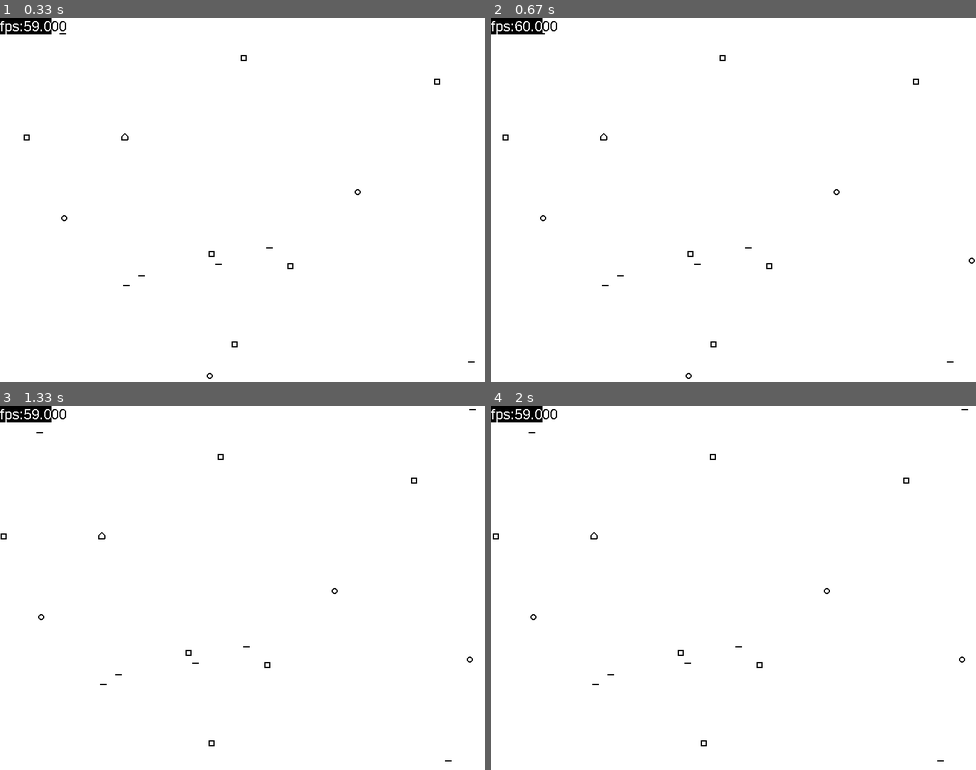
Above: before the commit, frames 1-4 (two rows, left to right).
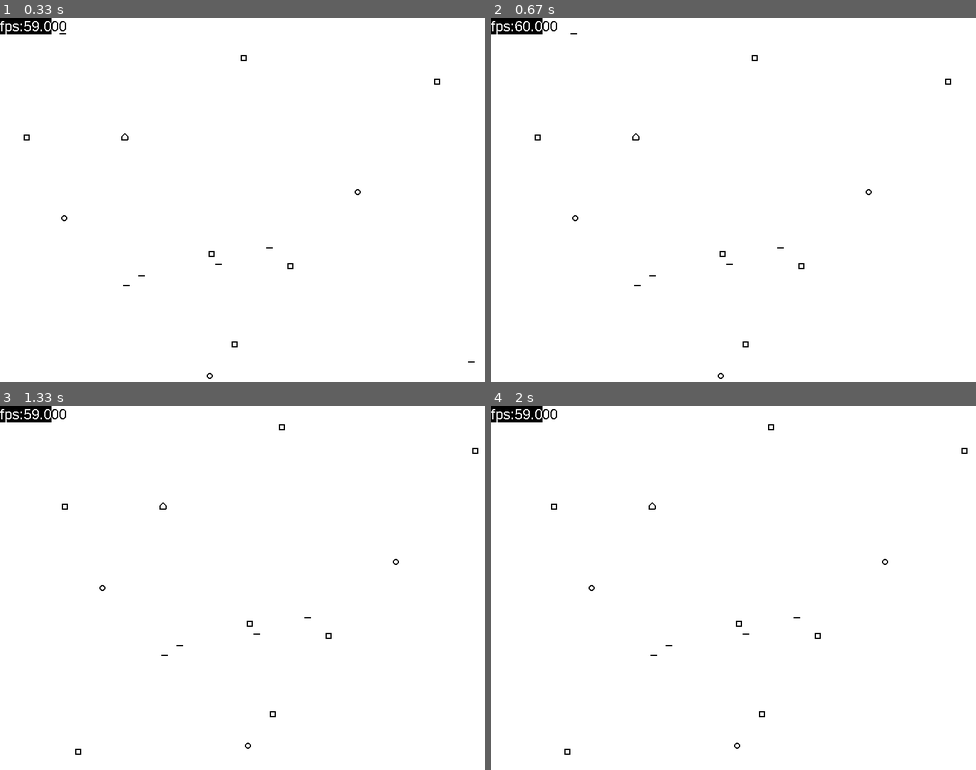
Above: after the commit, the same moments.

Repository: GendalfBlack/GB-PygameGameEngine
Game: pygame game, started from main.py
Two runs of this game, one before a commit and one after it. Both use one fixed random seed, a clock stepped at 60 frames per second and the inputs below.
Inputs:
- Up to frame 1 (0.33 s): no input
- Up to frame 2 (0.67 s): hold D from 0.33 s (still down)
- Up to frame 3 (1.33 s): release D at 0.8 s; hold W 0.83-1.13 s; hold D from 1.17 s (still down)
- Up to frame 4 (2 s): release D at 1.63 s; hold A from 1.67 s (still down)

Frame 1 is identical in both runs. In frame 2, 0.3% of the frame differs, in the area x 2-100%, y 4-100%; in frame 3, 0.3%, in the area x 0-99%, y 0-98%; in frame 4, 0.3%.

Commit message:
WasdControls component. Now inverted for objects, normal for camera.

Diff:
--- a/Components.py
+++ b/Components.py
@@ -1,5 +1,6 @@
 # Basic GameObject components
-from pygame import Vector3, draw
+import pygame
+from pygame import Vector3, draw, key
 
 
 class Component:
@@ -30,7 +31,7 @@
         super(BasicComponent, self).__init__(*args, **kargs)
 
     def update(self, deltaTime=0):
-        return 0
+        pass
 
 
 class GraphicComponent(Component):
@@ -190,6 +191,7 @@
         return False
 
     def draw(self, screen, objects):
+        # print("Camera draw")
         pos = self._Owner.transform.position
         for _object in objects:
             if _object[0] == 'lines':
@@ -212,3 +214,25 @@
                     r = (_object[2][0] + pos.x, _object[2][1] + pos.y, _object[2][2], _object[2][3])
                     draw.rect(screen, _object[1], r, _object[3])
         return 1
+
+
+class WasdControls(BasicComponent):
+    def __init__(self):
+        self.enabled = True
+        self.vertical = "y"
+        self.horizontal = "x"
+        self.speed = 100
+        super(WasdControls, self).__init__("WasdControls")
+
+    def update(self, deltaTime=0):
+        # print("WasdControls update")
+        k = key.get_pressed()
+        _object = self._Owner.transform.position
+        if k[pygame.K_a]:
+            _object.x -= self.speed * deltaTime
+        if k[pygame.K_d]:
+            _object.x += self.speed * deltaTime
+        if k[pygame.K_w]:
+            _object.y -= self.speed * deltaTime
+        if k[pygame.K_s]:
+            _object.y += self.speed * deltaTime
--- a/GameEngine.py
+++ b/GameEngine.py
@@ -77,8 +77,7 @@
         self.isFill = True
         self.ableCustomUpdate = True
 
-        self.main_camera = GameObject()
-        self.main_camera.addComponent("Camera")
+        self.main_camera = None
 
         self.show_fps = False
 
@@ -108,20 +107,22 @@
         self.resources_text = self.mainfont.render(self.resources_line, False, (0, 0, 0))
 
     def _update(self):
-        cam = self.main_camera.getComponent("Camera")
-        if self.resources_text is not None:
-            self.screen.blit(self.resources_text, (0, 0))
-        for event in self.update_holder:
-            event()
-        for info in self.render_queue:
-            _info = info()
-            if cam.drawn(_info[0]['obj'].transform.position):
-                cam.draw(self.screen, _info)
-
+        if self.main_camera != None:
+            cam = self.main_camera.getComponent("Camera")
+            if self.resources_text is not None:
+                self.screen.blit(self.resources_text, (0, 0))
+            for event in self.update_holder:
+                event()
+            for info in self.render_queue:
+                _info = info()
+                if len(_info) > 0:
+                    if cam.drawn(_info[0]['obj'].transform.position):
+                        cam.draw(self.screen, _info)
+        else:
+            raise Exception("There is no camera!")
     def add_new_GameObject(self):
         go = GameObject()
-        if go.update(self.deltaTime) != 0:
-            self.update_holder.append(lambda: go.update(self.deltaTime))
+        self.update_holder.append(lambda: go.update(self.deltaTime))
         self.render_queue.append(go.draw)
         return go
 
--- a/GameObject.py
+++ b/GameObject.py
@@ -25,16 +25,13 @@
         else:
             raise Exception('You added non component entity. Inherit "Component" class.')
         if issubclass(component.__class__, BasicComponent):
-            if component.update() != 0:
-                self.update_holder.append(component.update)
+            self.update_holder.append(component.update)
         if issubclass(component.__class__, GraphicComponent):
             self.draw_holder.append(component.draw)
 
     def update(self, deltaTime):
         for event in self.update_holder:
-            if event(deltaTime) != 0:
-                return 1
-        return 0
+            event(deltaTime)
 
     def draw(self):
         render_queue = []
--- a/main.py
+++ b/main.py
@@ -23,21 +23,9 @@
     o2.addComponent("SimpleShape")
     o2.getComponent("SimpleShape").shape = rnd.choice(game.SIMPLE_SHAPES)
 
-
-def camera_movement():
-    k = pygame.key.get_pressed()
-    camera = game.main_camera.transform.position
-    if k[pygame.K_a]:
-        camera.x += 1
-    if k[pygame.K_d]:
-        camera.x -= 1
-    if k[pygame.K_w]:
-        camera.y += 1
-    if k[pygame.K_s]:
-        camera.y -= 1
-
-
-game.my_update = camera_movement
+game.main_camera = game.add_new_GameObject()
+game.main_camera.addComponent("Camera")
+game.main_camera.addComponent("WasdControls")
 
 '''obj.addComponent("Physics2d")
 obj.getComponent("Physics2d").applyForce((rnd.randint(-100,100),rnd.randint(-100,100)))
